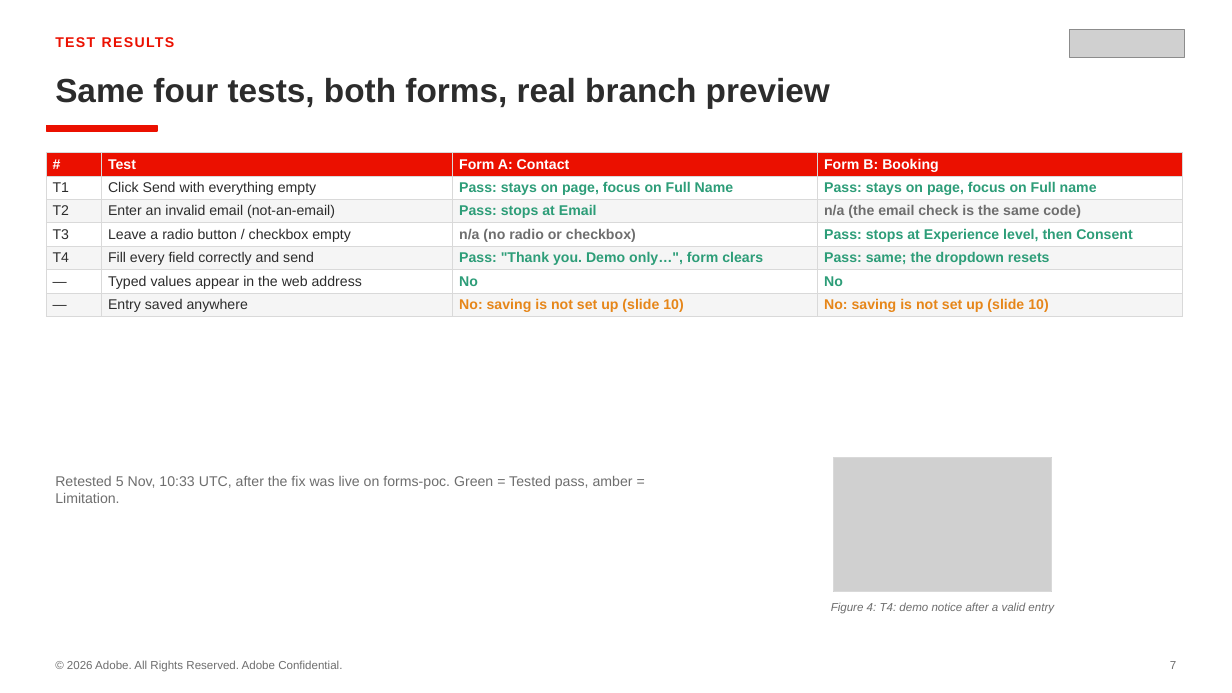
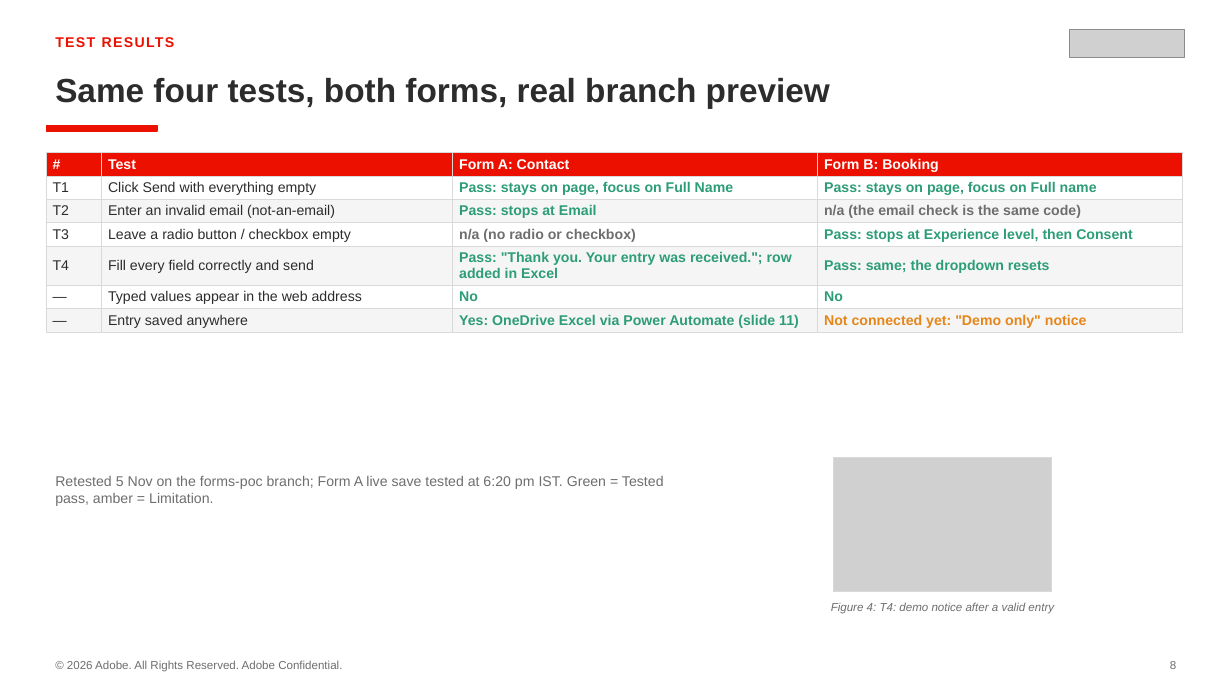
Before and after one commit to ARAJI-ADOBE/bv-poc-wknd-aln, a slide deck: slide 8 of testing/forms/Forms-POC-DA-vs-Ema.pptx (slide 7 before the commit). Drawn at 1232x693 pixels with LibreOffice and Linux fonts; fonts in the diff are those of the drawing; grey boxes stand for pictures. Boxes give left, top, right and bottom in pixels: in the first picture for what was removed or moved away, otherwise in the second. Text is boxed around its words. In the diff, an @@ line names an element or a change of style, - is before the commit and + after.

Commit message:
Update 14 files
Automated migration updates generated by Experience Modernization Agent.

Changed files: 14

```diff
--- a/testing/forms/Forms-POC-DA-vs-Ema.pptx
+++ b/testing/forms/Forms-POC-DA-vs-Ema.pptx
@@ table at bbox=[46, 152, 1183, 332] @@
@@ row 5, column 3: "Pass: "Thank you. Demo only…", form clears" to "Pass: "Thank you. Your entry was received."; row added in Excel" @@
-row 7, column 3: No: saving is not set up (slide 10)
+row 7, column 3: Yes: OneDrive Excel via Power Automate (slide 11)
@@ row 7, column 4: "No: saving is not set up (slide 10)" to "Not connected yet: "Demo only" notice" @@
@@ text at bbox=[55, 476, 664, 506]: text changed @@
-Retested 5 Nov, 10:33 UTC, after the fix was live on forms-poc. Green = Tested pass, amber = Limitation.
+Retested 5 Nov on the forms-poc branch; Form A live save tested at 6:20 pm IST. Green = Tested pass, amber = Limitation.
@@ text at bbox=[1170, 661, 1176, 669]: text changed @@
-7
+8
```
Also in this commit, not shown: 9 other slides changed, 2 slides added, 1 slide removed, 13 other files.
